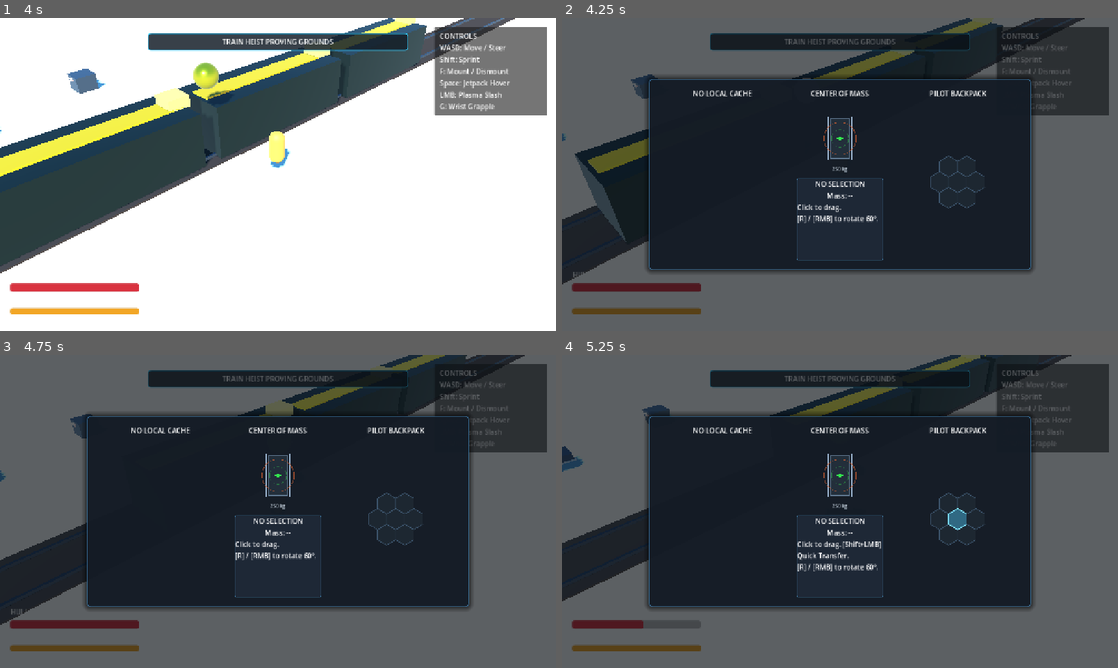
Above: before the commit, frames 1-4 (two rows, left to right).
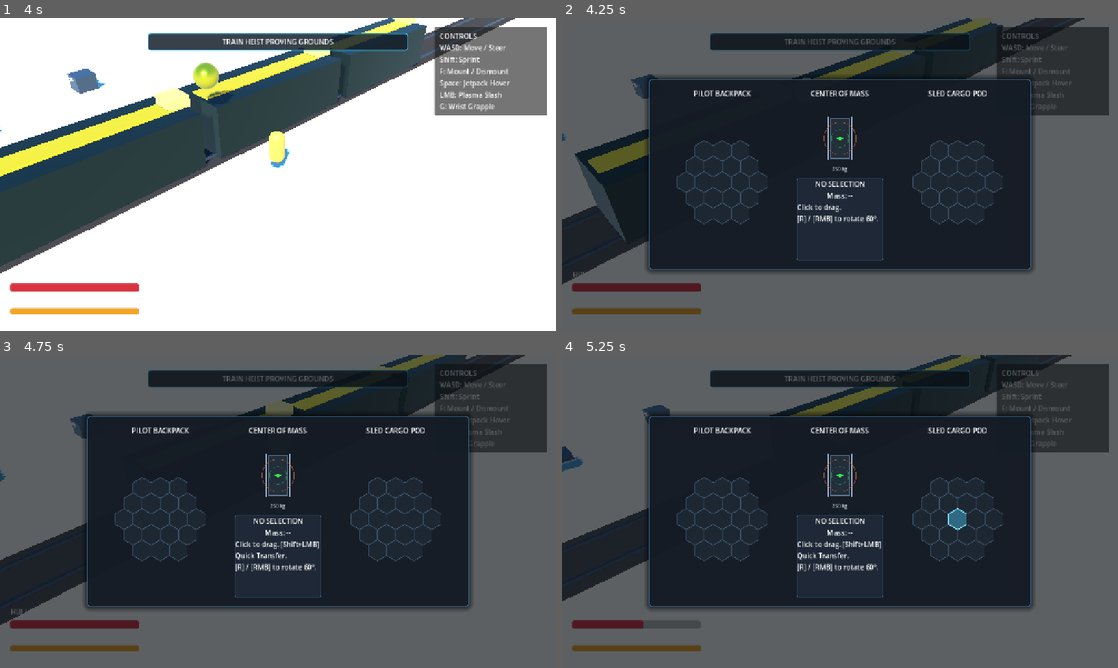
Above: after the commit, the same moments.

Repository: mcintalmo/drift
Game: Godot game, scene res://scenes/world/TrainHeistProvingGrounds.tscn
The game is run twice, just before and just after one commit, with the same random seed, the same clock (stepped at 60 frames per second) and the same inputs. This scene is started directly instead of the project's main scene.
Inputs (mouse positions are in pixels of both pictures, inside the frame that each line leads up to):
- Up to frame 1 (4 s): tap Enter at 0.5 s; move the mouse to (400, 158) at 0.52 s; hold E (pilot_lean_right) 0.53-1.25 s; click (400, 158) at 0.6 s; drag from (166, 190) to (250, 237) at 1.27 s; move the mouse to (333, 105) at 2.02 s; hold E (pilot_lean_right) 2.03-2.75 s; tap G (pilot_wrist_grapple) at 2.1 s; click (333, 105) at 2.17 s; drag from (250, 237) to (111, 127) at 2.77 s; move the mouse to (444, 221) at 3.52 s; hold Q (pilot_lean_left) from 3.53 s (still down); hold Right mouse button (winch_quick) from 3.53 s (still down); click (444, 221) at 3.67 s
- Up to frame 2 (4.25 s): keep holding Q (pilot_lean_left); keep holding Right mouse button (winch_quick); tap Tab (pause_inventory) at 4.15 s
- Up to frame 3 (4.75 s): release Q (pilot_lean_left) at 4.25 s; release Right mouse button (winch_quick) at 4.25 s; tap Enter at 4.25 s; drag from (161, 517) to (194, 433) at 4.27 s
- Up to frame 4 (5.25 s): tap Enter at 5 s; move the mouse to (956, 517) at 5.02 s; hold S (brake_reverse) from 5.03 s (still down); tap R at 5.1 s; click (956, 517) at 5.17 s

Frame 1 is identical in both runs. In frame 2, 0.9% of the frame differs, in the area x 20-80%, y 23-66%; in frame 3, 1.4%, in the area x 20-80%, y 23-70%; in frame 4, 0.9%.

Commit message:
Fix inventory placement target resolution and add CargoPodInventory to SledChassis

Diff:
--- a/scenes/entities/sled/SledChassis.tscn
+++ b/scenes/entities/sled/SledChassis.tscn
@@ -11,6 +11,7 @@
 [ext_resource type="Script" path="res://scripts/state_machine/sled_states/sled_drifting_state.gd" id="9_drift_state"]
 [ext_resource type="Script" path="res://scripts/state_machine/sled_states/sled_airborne_state.gd" id="10_air"]
 [ext_resource type="Script" path="res://scripts/state_machine/sled_states/sled_tethered_state.gd" id="11_tether"]
+[ext_resource type="Script" path="res://scripts/components/hex_inventory_component.gd" id="12_inv"]
 
 [sub_resource type="BoxShape3D" id="BoxShape3D_chassis"]
 size = Vector3(1.6, 0.6, 2.4)
@@ -76,9 +77,13 @@
 target_body = NodePath("..")
 ground_raycast = NodePath("../GroundRayCast3D")
 
-[node name="CenterOfMassComponent" type="Node" parent="." node_paths=PackedStringArray("drift_component")]
+[node name="CenterOfMassComponent" type="Node" parent="." node_paths=PackedStringArray("drift_component", "container_inventories")]
 script = ExtResource("5_com")
 drift_component = NodePath("../InertialDriftComponent")
+container_inventories = [NodePath("CargoPodInventory")]
+
+[node name="CargoPodInventory" type="Node" parent="CenterOfMassComponent"]
+script = ExtResource("12_inv")
 
 [node name="SledWinchComponent" type="Node3D" parent="." node_paths=PackedStringArray("parent_body")]
 transform = Transform3D(1, 0, 0, 0, 1, 0, 0, 0, 1, 0, 0.4, -1.1)
--- a/scripts/resources/container_mount_data.gd
+++ b/scripts/resources/container_mount_data.gd
@@ -7,20 +7,28 @@
 
 @export_group("Physical Profile")
 @export_range(1.0, 50.0, 0.5) var tare_mass_kg: float = 12.0
-@export_range(5.0, 300.0, 5.0) var max_weight_capacity_kg: float = 80.0
+@export_range(5.0, 500.0, 5.0) var max_weight_capacity_kg: float = 200.0
 @export var local_mount_offset: Vector2 = Vector2.ZERO
 
 @export_group("Hex Spatial Shape")
 ## Axial coordinates Vector2i(q, r) defining the accessible slot layout of this container
-@export var slot_layout: Array[Vector2i] = [
-	Vector2i(0, 0),
-	Vector2i(1, 0),
-	Vector2i(0, 1),
-	Vector2i(-1, 1),
-	Vector2i(-1, 0),
-	Vector2i(0, -1),
-	Vector2i(1, -1)
-]
+@export var slot_layout: Array[Vector2i] = []
+
+func _init() -> void:
+	if slot_layout.is_empty():
+		slot_layout = generate_hex_cluster(2) # Default 19-hex pod
+
+## Generates concentric hexagonal rings of axial coordinates
+static func generate_hex_cluster(radius: int) -> Array[Vector2i]:
+	var slots: Array[Vector2i] = [Vector2i(0, 0)]
+	for q: int in range(-radius, radius + 1):
+		var r1: int = max(-radius, -q - radius)
+		var r2: int = min(radius, -q + radius)
+		for r: int in range(r1, r2 + 1):
+			var pt: Vector2i = Vector2i(q, r)
+			if not slots.has(pt):
+				slots.append(pt)
+	return slots
 
 ## Check if a specific axial coordinate exists in this container's layout
 func has_slot(coord: Vector2i) -> bool:
--- a/scripts/ui/hex_grid_control.gd
+++ b/scripts/ui/hex_grid_control.gd
@@ -23,8 +23,12 @@
 var preview_root_cell: Vector2i = Vector2i(-999, -999)
 var is_preview_valid: bool = false
 
+var _on_inv_changed_callable: Callable
+
 func _ready() -> void:
 	custom_minimum_size = Vector2(280, 240)
+	_on_inv_changed_callable = func(_it: Variant = null) -> void: queue_redraw()
+
 	mouse_entered.connect(func() -> void: is_mouse_inside = true)
 	mouse_exited.connect(func() -> void:
 		is_mouse_inside = false
@@ -33,14 +37,17 @@
 	)
 
 	if grid_inventory:
-		grid_inventory.item_placed.connect(func(_it: HexItemData, _slot: Vector2i) -> void: queue_redraw())
-		grid_inventory.item_removed.connect(func(_it: HexItemData) -> void: queue_redraw())
+		set_inventory(grid_inventory)
 
 func set_inventory(inv: HexInventoryComponent) -> void:
+	if grid_inventory and is_instance_valid(grid_inventory):
+		if grid_inventory.inventory_changed.is_connected(_on_inv_changed_callable):
+			grid_inventory.inventory_changed.disconnect(_on_inv_changed_callable)
+
 	grid_inventory = inv
 	if grid_inventory:
-		grid_inventory.item_placed.connect(func(_it: HexItemData, _slot: Vector2i) -> void: queue_redraw())
-		grid_inventory.item_removed.connect(func(_it: HexItemData) -> void: queue_redraw())
+		if not grid_inventory.inventory_changed.is_connected(_on_inv_changed_callable):
+			grid_inventory.inventory_changed.connect(_on_inv_changed_callable)
 	queue_redraw()
 
 func _gui_input(event: InputEvent) -> void:
--- a/scripts/ui/hex_inventory_ui.gd
+++ b/scripts/ui/hex_inventory_ui.gd
@@ -75,9 +75,18 @@
 
 	if button == MOUSE_BUTTON_LEFT:
 		if held_item:
-			_try_drop_item(grid, cell)
+			# Try target cell first, or hovered cell
+			var target_cell: Vector2i = cell
+			if not grid.grid_inventory.can_place_item(held_item, target_cell, held_rotation_step):
+				if grid.grid_inventory.can_place_item(held_item, grid.hovered_cell, held_rotation_step):
+					target_cell = grid.hovered_cell
+			_try_drop_item(grid, target_cell)
 		else:
 			var item: HexItemData = grid.grid_inventory.get_item_at(cell)
+			if not item and grid.grid_inventory.get_item_at(grid.hovered_cell):
+				item = grid.grid_inventory.get_item_at(grid.hovered_cell)
+				cell = grid.hovered_cell
+
 			if item:
 				if is_shift:
 					_quick_transfer_item(item, grid.grid_inventory)
@@ -99,7 +108,6 @@
 			_rotate_held_item()
 
 func open_contextual_inventory() -> void:
-	# Search for nearby loot crate / sled / backpack
 	var pilot_nodes: Array[Node] = get_tree().get_nodes_in_group(&"player_pilot")
 	var pilot: Pilot = pilot_nodes[0] as Pilot if not pilot_nodes.is_empty() else null
 
@@ -110,35 +118,34 @@
 	if pilot:
 		backpack_comp = pilot.get_node_or_null("BackpackInventoryComponent") as HexInventoryComponent
 
-		# Check nearby crates
-		var crates: Array[Node] = get_tree().get_nodes_in_group(&"loot_crates")
-		if crates.is_empty():
-			var all_crates: Array[Node] = get_tree().root.find_children("*Crate*", "GroundCrate", true, false)
-			for c: Node in all_crates:
-				if c is Node3D and is_instance_valid(c):
-					if (c as Node3D).global_position.distance_to(pilot.global_position) <= 4.0:
-						crate_comp = c.get_node_or_null("HexInventoryComponent") as HexInventoryComponent
-						break
-
-	# Check sled inventory
+		# Find nearest crate within 4m
+		var all_crates: Array[Node] = get_tree().root.find_children("*Crate*", "GroundCrate", true, false)
+		for c: Node in all_crates:
+			if c is Node3D and is_instance_valid(c):
+				if (c as Node3D).global_position.distance_to(pilot.global_position) <= 4.0:
+					crate_comp = c.get_node_or_null("HexInventoryComponent") as HexInventoryComponent
+					break
+
+	# Find sled inventory
 	var sled_nodes: Array[Node] = get_tree().get_nodes_in_group(&"player_sled")
-	if not sled_nodes.is_empty() and sled_nodes[0] is Node:
-		sled_comp = sled_nodes[0].get_node_or_null("CenterOfMassComponent/HexInventoryComponent") as HexInventoryComponent
-
-	# Configure dual panels
+	if not sled_nodes.is_empty() and is_instance_valid(sled_nodes[0]):
+		sled_comp = sled_nodes[0].get_node_or_null("CenterOfMassComponent/CargoPodInventory") as HexInventoryComponent
+
+	# Assign containers
 	if crate_comp:
 		source_container = crate_comp
 		left_title.text = "GROUND CRATE"
-	else:
-		source_container = null
-		left_title.text = "NO LOCAL CACHE"
-
-	if sled_comp:
+		if sled_comp:
+			target_container = sled_comp
+			right_title.text = "SLED CARGO POD"
+		else:
+			target_container = backpack_comp
+			right_title.text = "PILOT BACKPACK"
+	else:
+		source_container = backpack_comp
+		left_title.text = "PILOT BACKPACK"
 		target_container = sled_comp
 		right_title.text = "SLED CARGO POD"
-	elif backpack_comp:
-		target_container = backpack_comp
-		right_title.text = "PILOT BACKPACK"
 
 	left_grid_control.set_inventory(source_container)
 	right_grid_control.set_inventory(target_container)
@@ -162,6 +169,8 @@
 	source_inv_for_drag = source_inv
 	source_slot_for_drag = source_slot
 	source_inv.remove_item(item)
+	left_grid_control.queue_redraw()
+	right_grid_control.queue_redraw()
 	_update_tooltip(held_item)
 
 func _rotate_held_item() -> void:
@@ -185,7 +194,10 @@
 		held_item = null
 		source_inv_for_drag = null
 		grid.grid_inventory.place_item(dropped_item, cell, rot)
-		grid.clear_custom_drag_preview()
+		left_grid_control.clear_custom_drag_preview()
+		right_grid_control.clear_custom_drag_preview()
+		left_grid_control.queue_redraw()
+		right_grid_control.queue_redraw()
 		if floating_cursor_ghost:
 			floating_cursor_ghost.queue_redraw()
 		_update_tooltip(null)
@@ -209,6 +221,8 @@
 			if destination.can_place_item(item, slot, rot):
 				source_inv.remove_item(item)
 				destination.place_item(item, slot, rot)
+				left_grid_control.queue_redraw()
+				right_grid_control.queue_redraw()
 				_update_tooltip(null)
 				return
 
@@ -219,6 +233,8 @@
 	source_inv_for_drag = null
 	left_grid_control.clear_custom_drag_preview()
 	right_grid_control.clear_custom_drag_preview()
+	left_grid_control.queue_redraw()
+	right_grid_control.queue_redraw()
 	if floating_cursor_ghost:
 		floating_cursor_ghost.queue_redraw()
 	_update_tooltip(null)
Not shown: 1 places in scenes/entities/sled/SledChassis.tscn that only renumber resources
